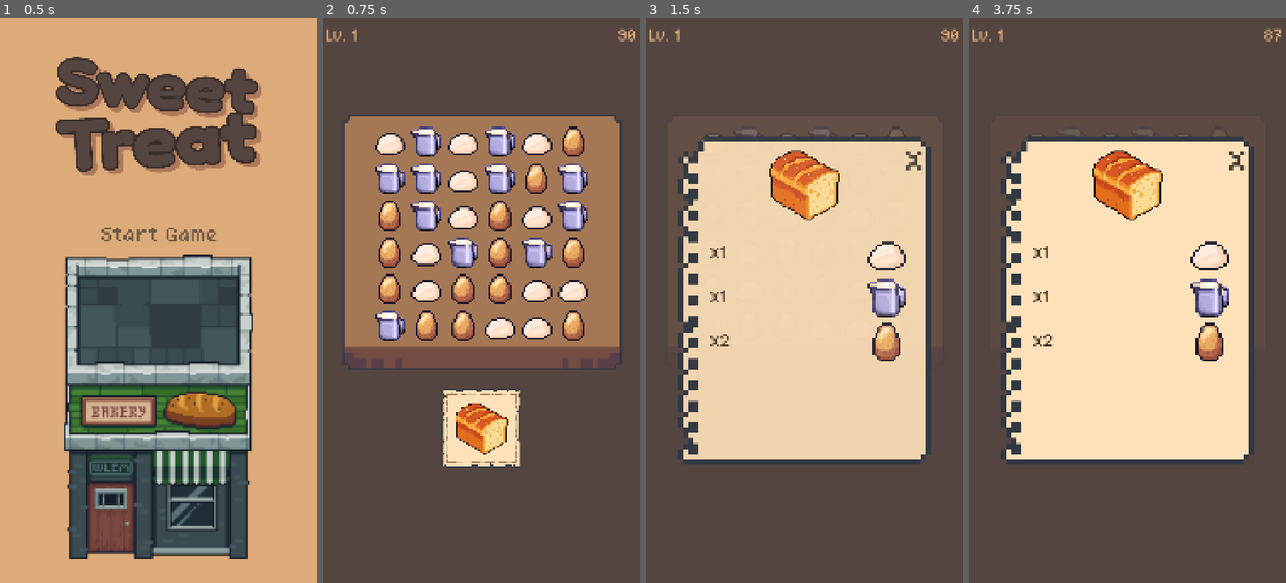
Above: before the commit, frames 1-4 (left to right).
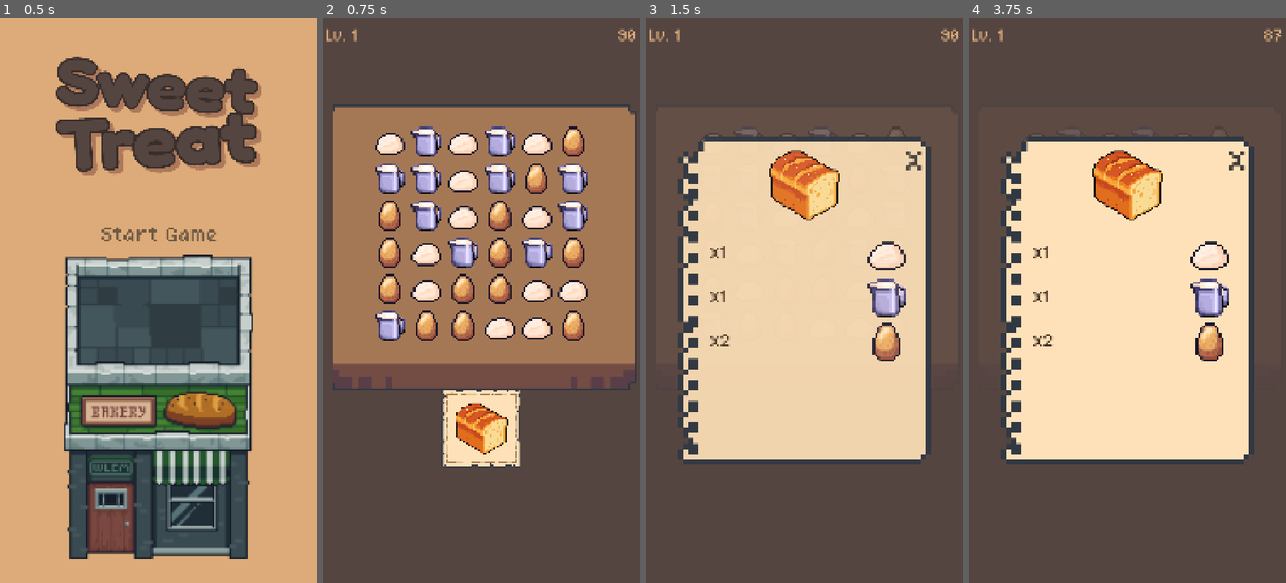
Above: after the commit, the same moments.

Repository: Krisha052/sweet-treat
Game: Godot game, scene res://scenes/main.tscn
Two runs of this game, one before a commit and one after it. Both use one fixed random seed, a clock stepped at 60 frames per second and the inputs below.
Inputs (mouse positions are in pixels of both pictures, inside the frame that each line leads up to):
- Up to frame 1 (0.5 s): no input
- Up to frame 2 (0.75 s): click (481, 232) at 0.5 s
- Up to frame 3 (1.5 s): click (804, 430) at 1.25 s
- Up to frame 4 (3.75 s): tap Enter at 2, 3.5 s; move the mouse to (1035, 142) at 2.02 s; tap R at 2.1, 2.85, 3.6 s; click (1035, 142) at 2.17 s; tap Space at 2.75 s; move the mouse to (1073, 142) at 2.77 s; click (1073, 142) at 2.92 s; move the mouse to (1108, 142) at 3.52 s; click (1108, 142) at 3.67 s

Frame 1 is identical in both runs. In frame 2, 12% of the frame differs, in the area x 3-99%, y 15-66%; in frame 3, less than 0.1%; in frame 4, less than 0.1%.

Commit message:
Fix ChoppingBoard vertical positioning for all screen heights
Compute ChoppingBoard offset_top/bottom at runtime from the ingredient
grid's sprite edges, guaranteeing exactly 75px of wood-surface margin
above and below the sprite grid at any viewport height (1920–2520+).

Switch stretch_mode to KEEP_ASPECT_COVERED: the 6×6 grid requires a
rect taller than the KEEP_ASPECT_CENTERED crossover threshold (892px),
which would introduce vertical letterbox and invalidate the margin
formula. KEEP_ASPECT_COVERED fills height exactly (overflowing width
by ~47px per side, clipped at rect bounds) so chop_top/bottom directly
track the actual rendered wood edges.

Co-Authored-By: Claude Sonnet 4.6 <noreply@anthropic.com>

Diff:
--- a/scripts/gameplay/level_controller.gd
+++ b/scripts/gameplay/level_controller.gd
@@ -77,6 +77,24 @@
 
 	print("Level %d: init %dx%d board, vp=(%.0f,%.0f), origin=(%.0f,%.0f)" % [
 		level_config.level_id, BOARD_COLS, BOARD_ROWS, vp.x, vp.y, origin_x, origin_y])
+
+	# Position ChoppingBoard so sprite edges sit exactly 75px inside the wood surface.
+	const VISUAL_RADIUS := 81.0 * SPRITE_SCALE * 0.875  # 52.45 px at runtime scale
+	const BOARD_MARGIN := 75.0
+	var sprite_top_edge := origin_y - VISUAL_RADIUS
+	var sprite_bot_edge := origin_y + (BOARD_ROWS - 1) * CELL + VISUAL_RADIUS
+	var chop_top := sprite_top_edge - BOARD_MARGIN
+	var wood_height := sprite_bot_edge - sprite_top_edge + 2.0 * BOARD_MARGIN
+	var bezel_height := wood_height * (24.0 / 234.0)
+	var chop_bottom := sprite_bot_edge + BOARD_MARGIN + bezel_height
+	var chop_board := $BackgroundLayer/ChoppingBoard as TextureRect
+	chop_board.stretch_mode = TextureRect.STRETCH_KEEP_ASPECT_COVERED
+	chop_board.anchor_top = 0.0
+	chop_board.anchor_bottom = 0.0
+	chop_board.offset_top = chop_top
+	chop_board.offset_bottom = chop_bottom
+	print("[Board] ChoppingBoard: top=%.1f bottom=%.1f top_margin=%.1f bot_margin=%.1f" % [
+		chop_top, chop_bottom, sprite_top_edge - chop_top, chop_top + wood_height - sprite_bot_edge])
 
 	for i in BOARD_COLS * BOARD_ROWS:
 		var col := i % BOARD_COLS
